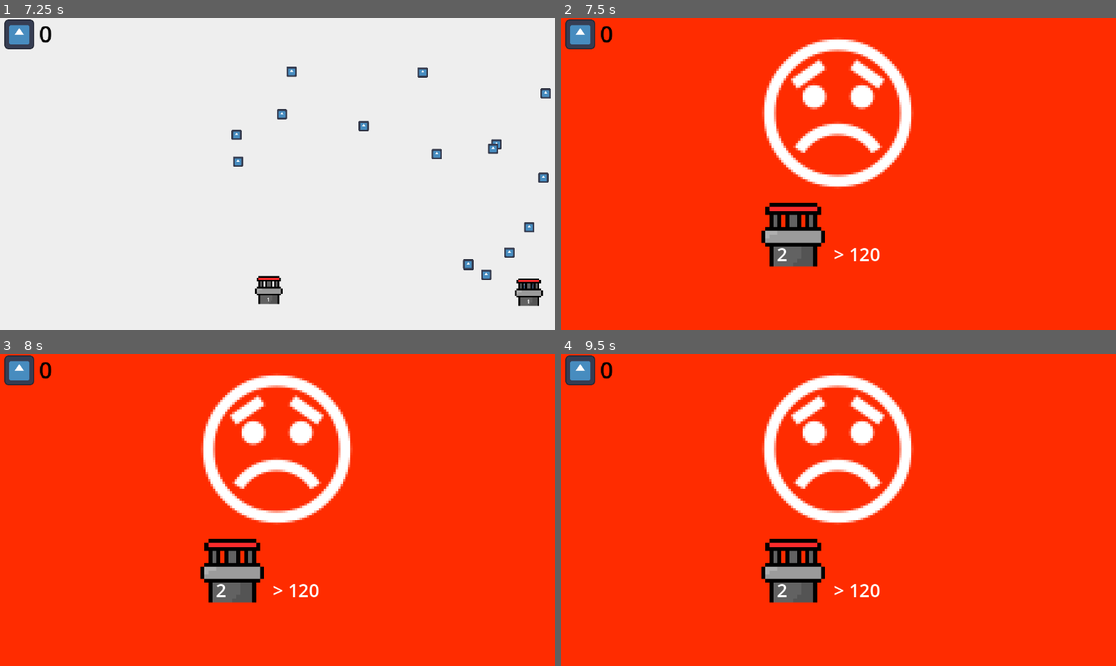
Above: before the commit, frames 1-4 (two rows, left to right).
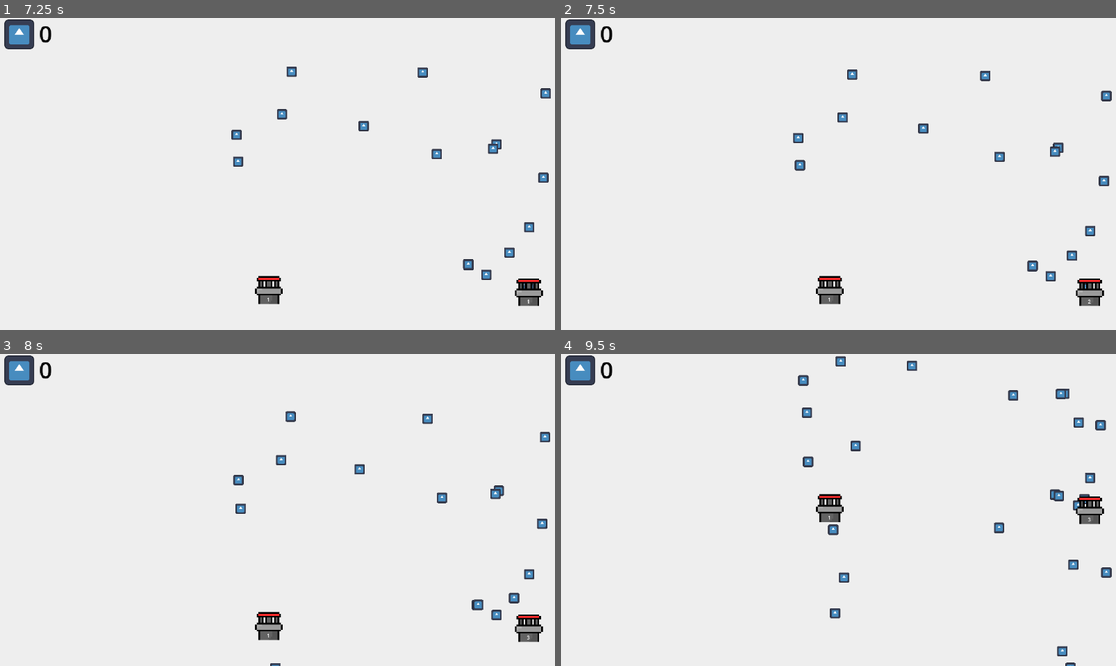
Above: after the commit, the same moments.

Repository: produced-demand/produced-demand
Game: Godot game, scene res://level.tscn
Two runs of this game, one before a commit and one after it. Both use one fixed random seed, a clock stepped at 60 frames per second and the inputs below. The engine's default icon, where the game draws it, is replaced by a stand-in: a white triangle on a blue panel in a dark square.
Inputs (mouse positions are in pixels of both pictures, inside the frame that each line leads up to):
- Up to frame 1 (7.25 s): click "->" at 0.5 s; move the mouse to (399, 158) at 1.27 s; click (399, 158) at 1.35 s; drag from (166, 189) to (399, 233) at 2.02 s; move the mouse to (333, 105) at 2.77 s; hold Left (camera_move_left) 2.78-3.5 s; click (333, 105) at 3.05 s; drag from (249, 236) to (394, 233) at 3.52 s; move the mouse to (444, 220) at 4.27 s; hold Up (camera_move_up) 4.28-5 s; click (444, 220) at 4.55 s; drag from (111, 127) to (233, 108) at 5.02 s; move the mouse to (305, 174) at 5.77 s; tap Mouse wheel up (camera_zoom_in) at 5.85 s; click (305, 174) at 6.05 s; drag from (194, 96) to (527, 217) at 6.52 s
- Up to frame 2 (7.5 s): move the mouse to (960, 158) at 7.27 s; click (960, 158) at 7.35 s
- Up to frame 3 (8 s): no input
- Up to frame 4 (9.5 s): drag from (727, 525) to (1093, 441) at 8.02 s; move the mouse to (894, 441) at 8.77 s; hold Down (camera_move_down) from 8.78 s (still down); click (894, 441) at 9.05 s

Frame 1 is identical in both runs. In frame 2, 96% of the frame differs, in the area x 0-100%, y 0-100%; in frame 3, 96%; in frame 4, 96%.

Commit message:
Fix people not being picked up, bus + route interaction issues

Diff:
--- a/scripts/Stations.gd
+++ b/scripts/Stations.gd
@@ -2,7 +2,7 @@
 
 var max_stations = 10
 var stations = []
-var max_people_at_station = 1
+var max_people_at_station = 120
 
 var route_being_created = false
 
--- a/scripts/bus_movement.gd
+++ b/scripts/bus_movement.gd
@@ -8,6 +8,7 @@
 var current_station
 var visited = false
 var is_at_station = false
+var last_point
 
 @export var top_speed = 200
 var speed
@@ -22,7 +23,8 @@
 	speed = top_speed
 	parent = get_parent()
 	route = parent.get_parent()
-	parent.progress_ratio = .5
+	parent.progress_ratio = 0 # 0-1
+	last_point = route.get_closest_point(self)
 
 func _process(delta: float) -> void:
 	if Game.paused:
@@ -30,18 +32,18 @@
 
 	if current_station:
 		if not visited and is_at_station:
+			# add new passengers
+			var new_occupants = current_station.get_people(get_open_seats(), route)
+			for occupant in new_occupants:
+				occupants.append(occupant)
+			update_occupants_label()
+
 			if Time.get_ticks_msec() - time_arrived_at_station > wait_time:
-				# add new passengers
-				var new_occupants = current_station.get_people(get_open_seats(), route)
-				print("new occupants: ")
-				for occupant in new_occupants:
-					print("- " + str(occupant))
-					occupants.append(occupant)
-				update_occupants_label()
 				# leave
 				acceleration = ((pow(top_speed, 2)) / (2 * 80))
 				visited = true
 				is_at_station = false
+				last_point = route.get_point_at_position(current_station.global_position)
 
 	# slow down / speed up
 	speed += acceleration * delta
@@ -67,7 +69,7 @@
 # entering range of station
 func approaching_station(station):
 	# should only slow down if it plans on going to the station
-	if route.has_station(station):
+	if route.has_station(station) and is_approaching_station(station):
 		current_station = station
 		# should use actual path distance instead of assumption of a straight line
 		acceleration = (0 - pow(speed, 2)) / (2 * global_position.distance_to(station.global_position))
@@ -96,6 +98,29 @@
 		acceleration = 0
 		speed = 0
 
+func is_approaching_station(station):
+	var next_point = route.get_next_point(last_point) # depends on which way bus is going!
+	# if next point is station
+	if (next_point.position == station.global_position):
+		print("next point == station " + str(last_point) + " : " + str(station.global_position))
+		return true
+	# if reaches station before leaving area
+	var radius = station.get_node("Nearby").get_node("Collider").shape.radius
+	var station_on_path := false
+	while (not station_on_path and in_given_range(radius, station.global_position, next_point)):
+		if Stations.get_index_of_station_at_position(next_point.position) != -1:
+			return true
+		next_point = route.get_next_point(next_point)
+
+	return false
+
+func in_given_range(radius, target, point):
+	if point.position.x < target.x + radius and point.position.x > target.x - radius:
+		if point.position.y < target.y + radius and point.position.y > target.y - radius:
+			print("in range")
+			return true
+	print("Not in range")
+	return false
 
 func update_occupants_label():
 	$Label.text = str(len(occupants))
--- a/scripts/route.gd
+++ b/scripts/route.gd
@@ -3,6 +3,7 @@
 var stations: Array
 var visual_line
 var is_closed
+var points: Array
 
 func initilize(visual_line_element):
 	self.visual_line = visual_line_element
@@ -14,6 +15,7 @@
 	return is_closed
 
 func add_station(station):
+	#if not station in stations:
 	stations.append(station)
 
 func add_bus(bus):
@@ -24,3 +26,52 @@
 
 func get_station_count():
 	return len(stations)
+
+func add_point_at_position(point, atStation):
+	points.append({
+		"position": point,
+		"atStation": atStation
+	})
+
+	var marker = Sprite2D.new()
+	marker.texture = load("res://assets/icon.svg")
+	marker.global_position = point
+	add_child(marker)
+	marker.scale = Vector2(.25, .25)
+
+func get_closest_point(bus):
+	var closest = points[0]
+	var target_distance = get_distance(points[0].position, bus.get_global_position())
+	for point in points:
+		var distance = get_distance(point.position, bus.get_global_position())
+		if distance < target_distance:
+			closest = point
+			target_distance = distance
+	return closest
+
+func get_distance(first_position, second_position):
+	return abs(sqrt((second_position.y - first_position.y) * (second_position.y - first_position.y) + (second_position.x - first_position.x) * (second_position.x - first_position.x)))
+
+func get_next_point(point):
+	var index = points.find(point, 0)
+	var next_index = index + 1
+	if next_index >= len(points):
+		next_index = 0
+	return points[next_index]
+
+func get_next_point_with_station(point):
+	var index = points.find(point, 0)
+	var next_index = index + 1
+	while not next_index.atStation:
+		next_index += 1
+		if next_index >= len(points):
+			next_index = 0
+
+	return points[next_index]
+
+
+func get_point_at_position(given_position):
+	for point in points:
+		if point.position == given_position:
+			return point
+	return null
--- a/scripts/route_creation.gd
+++ b/scripts/route_creation.gd
@@ -25,6 +25,7 @@
 				var bus = create_bus(current_route.get_is_closed())
 				current_route.add_bus(bus)
 
+				Stations.set_route_being_created(false)
 				Game.hud.toggle_creating_route_indicator()
 
 				# remove route creation stuff
@@ -59,6 +60,7 @@
 
 	route.curve = Curve2D.new()
 	route.curve.add_point(start_position)
+	route.add_point_at_position(start_position, true)
 
 	# live preview
 	var line = Line2D.new()
@@ -75,7 +77,6 @@
 
 # returns bool, true if point created
 func add_point_to_route(point_position, is_last_point):
-	print("trying to create point")
 	var points_on_route = current_route.curve.get_baked_points()
 	var first_point = points_on_route[0]
 	var last_point = points_on_route[-1]
@@ -83,15 +84,15 @@
 	var closes_loop = false
 
 	# if in the same position as the last point
-	if abs(last_point.x - point_position.x) <= 10 and abs(last_point.x - point_position.x) <= 10:
-		print("failed because too close to last point")
+	if abs(last_point.x - point_position.x) <= 5 and abs(last_point.x - point_position.x) <= 5:
+		print("too close to last")
 		return false
 	# if in the same position as the first point and this is the final point
 	if is_last_point and abs(first_point.x - point_position.x) <= 25 and abs(first_point.x - point_position.x) <= 25:
 		closes_loop = true
 	# if the new point is the same as the only other point
 	if len(points_on_route) == 1 and first_point == point_position:
-		print("failed because only two points")
+		print("Same point as first and only")
 		return false
 
 	var station_at_position = Stations.get_station_at_position(point_position)
@@ -100,10 +101,11 @@
 		current_route.add_station(station_at_position)
 		station_at_position.add_route(current_route)
 	elif is_last_point:
-		print("failed because is last point and there is no station")
+		print("trying to set last point onto non-station")
 		return false
 
 	current_route.curve.add_point(point_position)
+	current_route.add_point_at_position(point_position, false if station_at_position == null else true)
 	var points = current_line.get_points()
 	points[-1] = point_position
 	current_line.set_points(points)
--- a/scripts/station.gd
+++ b/scripts/station.gd
@@ -25,11 +25,8 @@
 	get_node("Label").text = str(people)
 
 func add_route(route):
+	#if not route in routes:
 	routes.append(route)
-
-func take_people(people_amount, stations):
-	print(people_amount)
-	print(stations)
 
 func get_wait_time(spots_available):
 	var potential_passengers
@@ -52,6 +49,10 @@
 			people_to_send.append(dream)
 			dream_stations.remove_at(dream_index)
 			amount_of_people -= 1
+		#else:
+			#print("dream: " + str(dream) + " - " + str(route.stations))
+			#print(dream in route.stations)
+			#print("person rejected unfairly")
 
 	people -= len(people_to_send)
 	update_occupants_label()
@@ -61,8 +62,6 @@
 	# this should also deliver people if the station is on the way to their final one!
 	var people_to_deliver: Array
 	for dream in peoples_dreams:
-		#print(dream)
-		#print(self)
 		if (dream == self) or station_leads_to_dream(dream, self, [], []):
 			people_to_deliver.append(dream)
 			happy_people += 1
@@ -88,7 +87,7 @@
 func route_leads_to_dream(dream, route):
 	var excluded_routes = routes.duplicate()
 	excluded_routes.remove_at(excluded_routes.find(route, 0))
-	return station_leads_to_dream(dream, self, excluded_routes, [])
+	return (dream in route.stations) or station_leads_to_dream(dream, self, excluded_routes, [])
 
 
 func _on_range_entered(area):
--- a/station.tscn
+++ b/station.tscn
@@ -33,5 +33,5 @@
 
 [node name="Nearby" type="Area2D" parent="."]
 
-[node name="CollisionShape2D" type="CollisionShape2D" parent="Nearby"]
+[node name="Collider" type="CollisionShape2D" parent="Nearby"]
 shape = SubResource("CircleShape2D_uao8i")
